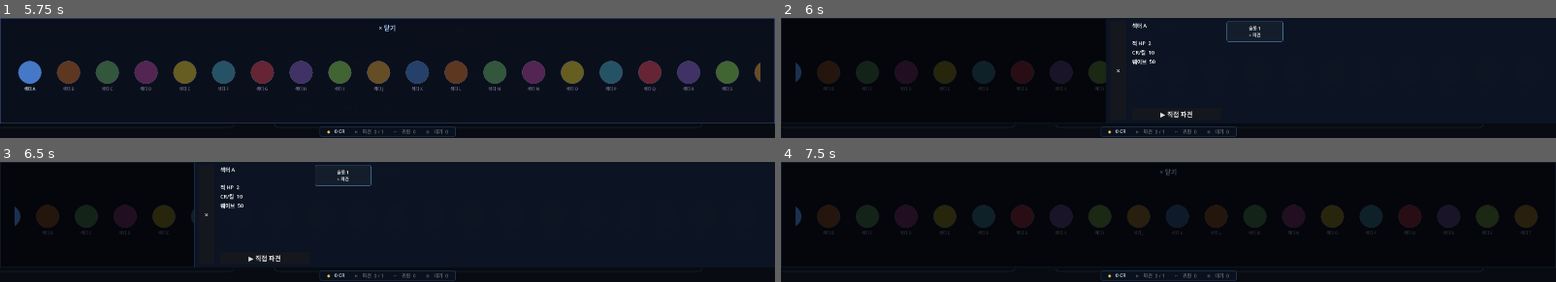
Above: before the commit, frames 1-4 (two rows, left to right).
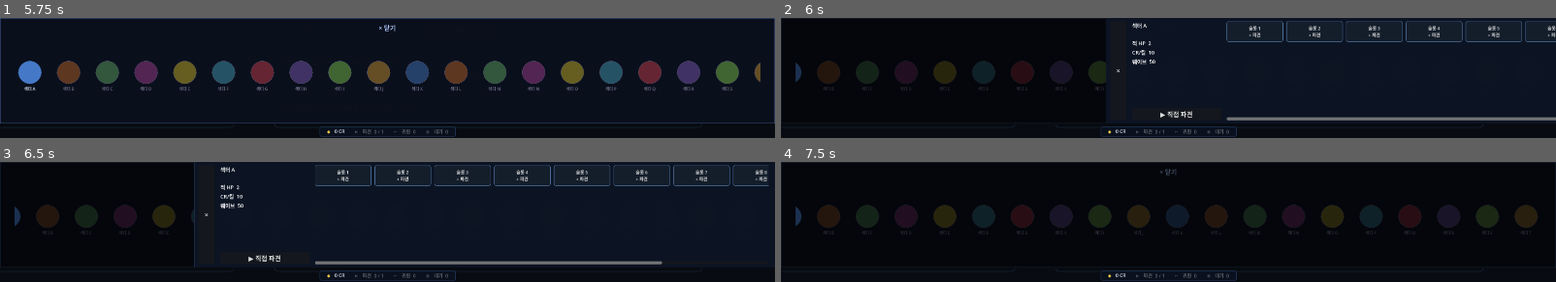
Above: after the commit, the same moments.

Repository: havergooday/dockclicker
Game: Godot game, scene res://scenes/main/main.tscn
The game is run twice, just before and just after one commit, with the same random seed, the same clock (stepped at 60 frames per second) and the same inputs.
Inputs (mouse positions are in pixels of both pictures, inside the frame that each line leads up to):
- Up to frame 1 (5.75 s): click "항성지도 열기" at 0.5 s; click "격납고" at 1.25 s; click "브릿지" at 2 s; click "관제실" at 2.75 s; click "항성지도 열기" at 3.5 s; click "× 닫기" at 4.25 s; click "항성지도 열기" at 5 s
- Up to frame 2 (6 s): click (812, 76) at 5.77 s
- Up to frame 3 (6.5 s): no input
- Up to frame 4 (7.5 s): click (788, 220) at 6.52 s; click "×" at 7.25 s

Frame 1 is identical in both runs. In frame 2, 2.5% of the frame differs, in the area x 57-100%, y 2-86%; in frame 3, 3.1%, in the area x 40-100%, y 2-86%; in frame 4, nothing differs.

Commit message:
test: bump planet max_slots to 10-16, refine bay panel overlay
테스트용으로 모든 행성 max_slots 최소 10으로 상향 (A-D: 10, E-H: 12, I-L: 14, M-T: 16).
베이 패널 위치를 슬롯 영역과 정확히 겹치도록 조정 (anchor_left=0.25 + offset_left=300).
베이 패널 헤더 텍스트 제거, × 버튼만 좌측에 유지.

Co-Authored-By: Claude Sonnet 4.6 <noreply@anthropic.com>

Diff:
--- a/data/planet_data.gd
+++ b/data/planet_data.gd
@@ -2,24 +2,24 @@
 
 # max_slots: 행성에 동시에 파견할 수 있는 최대 머신 수 (행성 고유 슬롯)
 const LIST: Array = [
-	{"id": "sector_a",  "name": "섹터 A",  "unlock_cost": 0,              "max_on_screen": 20,  "wave_size": 50,   "credit_per_kill": 10,    "enemy_hp": 2,    "max_slots": 1},
-	{"id": "sector_b",  "name": "섹터 B",  "unlock_cost": 50,             "max_on_screen": 30,  "wave_size": 80,   "credit_per_kill": 15,    "enemy_hp": 3,    "max_slots": 1},
-	{"id": "sector_c",  "name": "섹터 C",  "unlock_cost": 200,            "max_on_screen": 40,  "wave_size": 120,  "credit_per_kill": 25,    "enemy_hp": 5,    "max_slots": 1},
-	{"id": "sector_d",  "name": "섹터 D",  "unlock_cost": 800,            "max_on_screen": 40,  "wave_size": 160,  "credit_per_kill": 40,    "enemy_hp": 8,    "max_slots": 1},
-	{"id": "sector_e",  "name": "섹터 E",  "unlock_cost": 3000,           "max_on_screen": 50,  "wave_size": 200,  "credit_per_kill": 60,    "enemy_hp": 12,   "max_slots": 2},
-	{"id": "sector_f",  "name": "섹터 F",  "unlock_cost": 10000,          "max_on_screen": 50,  "wave_size": 250,  "credit_per_kill": 90,    "enemy_hp": 18,   "max_slots": 2},
-	{"id": "sector_g",  "name": "섹터 G",  "unlock_cost": 35000,          "max_on_screen": 60,  "wave_size": 300,  "credit_per_kill": 140,   "enemy_hp": 28,   "max_slots": 2},
-	{"id": "sector_h",  "name": "섹터 H",  "unlock_cost": 120000,         "max_on_screen": 60,  "wave_size": 380,  "credit_per_kill": 200,   "enemy_hp": 40,   "max_slots": 2},
-	{"id": "sector_i",  "name": "섹터 I",  "unlock_cost": 400000,         "max_on_screen": 70,  "wave_size": 480,  "credit_per_kill": 300,   "enemy_hp": 60,   "max_slots": 3},
-	{"id": "sector_j",  "name": "섹터 J",  "unlock_cost": 1400000,        "max_on_screen": 70,  "wave_size": 600,  "credit_per_kill": 450,   "enemy_hp": 90,   "max_slots": 3},
-	{"id": "sector_k",  "name": "섹터 K",  "unlock_cost": 5000000,        "max_on_screen": 80,  "wave_size": 750,  "credit_per_kill": 680,   "enemy_hp": 135,  "max_slots": 3},
-	{"id": "sector_l",  "name": "섹터 L",  "unlock_cost": 18000000,       "max_on_screen": 80,  "wave_size": 950,  "credit_per_kill": 1000,  "enemy_hp": 200,  "max_slots": 3},
-	{"id": "sector_m",  "name": "섹터 M",  "unlock_cost": 65000000,       "max_on_screen": 90,  "wave_size": 1200, "credit_per_kill": 1500,  "enemy_hp": 300,  "max_slots": 4},
-	{"id": "sector_n",  "name": "섹터 N",  "unlock_cost": 230000000,      "max_on_screen": 90,  "wave_size": 1500, "credit_per_kill": 2200,  "enemy_hp": 450,  "max_slots": 4},
-	{"id": "sector_o",  "name": "섹터 O",  "unlock_cost": 800000000,      "max_on_screen": 100, "wave_size": 1900, "credit_per_kill": 3300,  "enemy_hp": 680,  "max_slots": 4},
-	{"id": "sector_p",  "name": "섹터 P",  "unlock_cost": 3000000000,     "max_on_screen": 100, "wave_size": 2400, "credit_per_kill": 5000,  "enemy_hp": 1000, "max_slots": 4},
-	{"id": "sector_q",  "name": "섹터 Q",  "unlock_cost": 10000000000,    "max_on_screen": 100, "wave_size": 3000, "credit_per_kill": 7500,  "enemy_hp": 1500, "max_slots": 4},
-	{"id": "sector_r",  "name": "섹터 R",  "unlock_cost": 35000000000,    "max_on_screen": 100, "wave_size": 3800, "credit_per_kill": 11000, "enemy_hp": 2200, "max_slots": 4},
-	{"id": "sector_s",  "name": "섹터 S",  "unlock_cost": 120000000000,   "max_on_screen": 100, "wave_size": 4800, "credit_per_kill": 16000, "enemy_hp": 3300, "max_slots": 4},
-	{"id": "sector_t",  "name": "섹터 T",  "unlock_cost": 400000000000,   "max_on_screen": 100, "wave_size": 6000, "credit_per_kill": 24000, "enemy_hp": 5000, "max_slots": 4},
+	{"id": "sector_a",  "name": "섹터 A",  "unlock_cost": 0,              "max_on_screen": 20,  "wave_size": 50,   "credit_per_kill": 10,    "enemy_hp": 2,    "max_slots": 10},
+	{"id": "sector_b",  "name": "섹터 B",  "unlock_cost": 50,             "max_on_screen": 30,  "wave_size": 80,   "credit_per_kill": 15,    "enemy_hp": 3,    "max_slots": 10},
+	{"id": "sector_c",  "name": "섹터 C",  "unlock_cost": 200,            "max_on_screen": 40,  "wave_size": 120,  "credit_per_kill": 25,    "enemy_hp": 5,    "max_slots": 10},
+	{"id": "sector_d",  "name": "섹터 D",  "unlock_cost": 800,            "max_on_screen": 40,  "wave_size": 160,  "credit_per_kill": 40,    "enemy_hp": 8,    "max_slots": 10},
+	{"id": "sector_e",  "name": "섹터 E",  "unlock_cost": 3000,           "max_on_screen": 50,  "wave_size": 200,  "credit_per_kill": 60,    "enemy_hp": 12,   "max_slots": 12},
+	{"id": "sector_f",  "name": "섹터 F",  "unlock_cost": 10000,          "max_on_screen": 50,  "wave_size": 250,  "credit_per_kill": 90,    "enemy_hp": 18,   "max_slots": 12},
+	{"id": "sector_g",  "name": "섹터 G",  "unlock_cost": 35000,          "max_on_screen": 60,  "wave_size": 300,  "credit_per_kill": 140,   "enemy_hp": 28,   "max_slots": 12},
+	{"id": "sector_h",  "name": "섹터 H",  "unlock_cost": 120000,         "max_on_screen": 60,  "wave_size": 380,  "credit_per_kill": 200,   "enemy_hp": 40,   "max_slots": 12},
+	{"id": "sector_i",  "name": "섹터 I",  "unlock_cost": 400000,         "max_on_screen": 70,  "wave_size": 480,  "credit_per_kill": 300,   "enemy_hp": 60,   "max_slots": 14},
+	{"id": "sector_j",  "name": "섹터 J",  "unlock_cost": 1400000,        "max_on_screen": 70,  "wave_size": 600,  "credit_per_kill": 450,   "enemy_hp": 90,   "max_slots": 14},
+	{"id": "sector_k",  "name": "섹터 K",  "unlock_cost": 5000000,        "max_on_screen": 80,  "wave_size": 750,  "credit_per_kill": 680,   "enemy_hp": 135,  "max_slots": 14},
+	{"id": "sector_l",  "name": "섹터 L",  "unlock_cost": 18000000,       "max_on_screen": 80,  "wave_size": 950,  "credit_per_kill": 1000,  "enemy_hp": 200,  "max_slots": 14},
+	{"id": "sector_m",  "name": "섹터 M",  "unlock_cost": 65000000,       "max_on_screen": 90,  "wave_size": 1200, "credit_per_kill": 1500,  "enemy_hp": 300,  "max_slots": 16},
+	{"id": "sector_n",  "name": "섹터 N",  "unlock_cost": 230000000,      "max_on_screen": 90,  "wave_size": 1500, "credit_per_kill": 2200,  "enemy_hp": 450,  "max_slots": 16},
+	{"id": "sector_o",  "name": "섹터 O",  "unlock_cost": 800000000,      "max_on_screen": 100, "wave_size": 1900, "credit_per_kill": 3300,  "enemy_hp": 680,  "max_slots": 16},
+	{"id": "sector_p",  "name": "섹터 P",  "unlock_cost": 3000000000,     "max_on_screen": 100, "wave_size": 2400, "credit_per_kill": 5000,  "enemy_hp": 1000, "max_slots": 16},
+	{"id": "sector_q",  "name": "섹터 Q",  "unlock_cost": 10000000000,    "max_on_screen": 100, "wave_size": 3000, "credit_per_kill": 7500,  "enemy_hp": 1500, "max_slots": 16},
+	{"id": "sector_r",  "name": "섹터 R",  "unlock_cost": 35000000000,    "max_on_screen": 100, "wave_size": 3800, "credit_per_kill": 11000, "enemy_hp": 2200, "max_slots": 16},
+	{"id": "sector_s",  "name": "섹터 S",  "unlock_cost": 120000000000,   "max_on_screen": 100, "wave_size": 4800, "credit_per_kill": 16000, "enemy_hp": 3300, "max_slots": 16},
+	{"id": "sector_t",  "name": "섹터 T",  "unlock_cost": 400000000000,   "max_on_screen": 100, "wave_size": 6000, "credit_per_kill": 24000, "enemy_hp": 5000, "max_slots": 16},
 ]
--- a/scripts/ui/star_map_popup.gd
+++ b/scripts/ui/star_map_popup.gd
@@ -275,8 +275,11 @@
 
 
 func _build_bay_panel() -> void:
+	# Positioned to cover the slot section of the slide panel.
+	# Slide panel starts at anchor_left=0.25; fixed content (X btn + info) = ~300px,
+	# so offset_left=300 aligns the bay panel's left edge with the slot area start.
 	_bay_panel = PanelContainer.new()
-	_bay_panel.anchor_left = 0.54
+	_bay_panel.anchor_left = 0.25
 	_bay_panel.anchor_top = 0.0
 	_bay_panel.anchor_right = 1.0
 	_bay_panel.anchor_bottom = 0.0
@@ -292,7 +295,7 @@
 	style.border_width_top = 0
 	style.border_width_right = 0
 	style.border_width_bottom = 0
-	style.content_margin_left = 12
+	style.content_margin_left = 10
 	style.content_margin_right = 12
 	style.content_margin_top = 8
 	style.content_margin_bottom = 8
@@ -301,29 +304,18 @@
 
 	var vbox := VBoxContainer.new()
 	vbox.set_anchors_and_offsets_preset(Control.PRESET_FULL_RECT)
-	vbox.add_theme_constant_override("separation", 8)
+	vbox.add_theme_constant_override("separation", 6)
 	_bay_panel.add_child(vbox)
 
 	var header := HBoxContainer.new()
-	header.add_theme_constant_override("separation", 10)
 	vbox.add_child(header)
 
 	var cancel_btn := Button.new()
-	cancel_btn.text = "←"
+	cancel_btn.text = "×"
 	cancel_btn.flat = true
-	cancel_btn.custom_minimum_size = Vector2(32, 0)
+	cancel_btn.custom_minimum_size = Vector2(28, 24)
 	cancel_btn.pressed.connect(_hide_bay_panel)
 	header.add_child(cancel_btn)
-
-	var title_lbl := Label.new()
-	title_lbl.text = "파견 베이 선택"
-	title_lbl.size_flags_horizontal = Control.SIZE_EXPAND_FILL
-	title_lbl.add_theme_font_size_override("font_size", 13)
-	title_lbl.modulate = Color(0.75, 0.88, 1.0)
-	header.add_child(title_lbl)
-
-	var sep := HSeparator.new()
-	vbox.add_child(sep)
 
 	_bay_scroll = ScrollContainer.new()
 	_bay_scroll.size_flags_horizontal = Control.SIZE_EXPAND_FILL
@@ -610,7 +602,7 @@
 	_bay_panel.visible = true
 	var tween := create_tween()
 	tween.set_parallel(true)
-	tween.tween_property(_bay_panel, "offset_left", 0.0, 0.20).set_ease(Tween.EASE_OUT).set_trans(Tween.TRANS_SINE)
+	tween.tween_property(_bay_panel, "offset_left", 300.0, 0.20).set_ease(Tween.EASE_OUT).set_trans(Tween.TRANS_SINE)
 	tween.tween_property(_bay_panel, "offset_right", 0.0, 0.20).set_ease(Tween.EASE_OUT).set_trans(Tween.TRANS_SINE)
 
 
